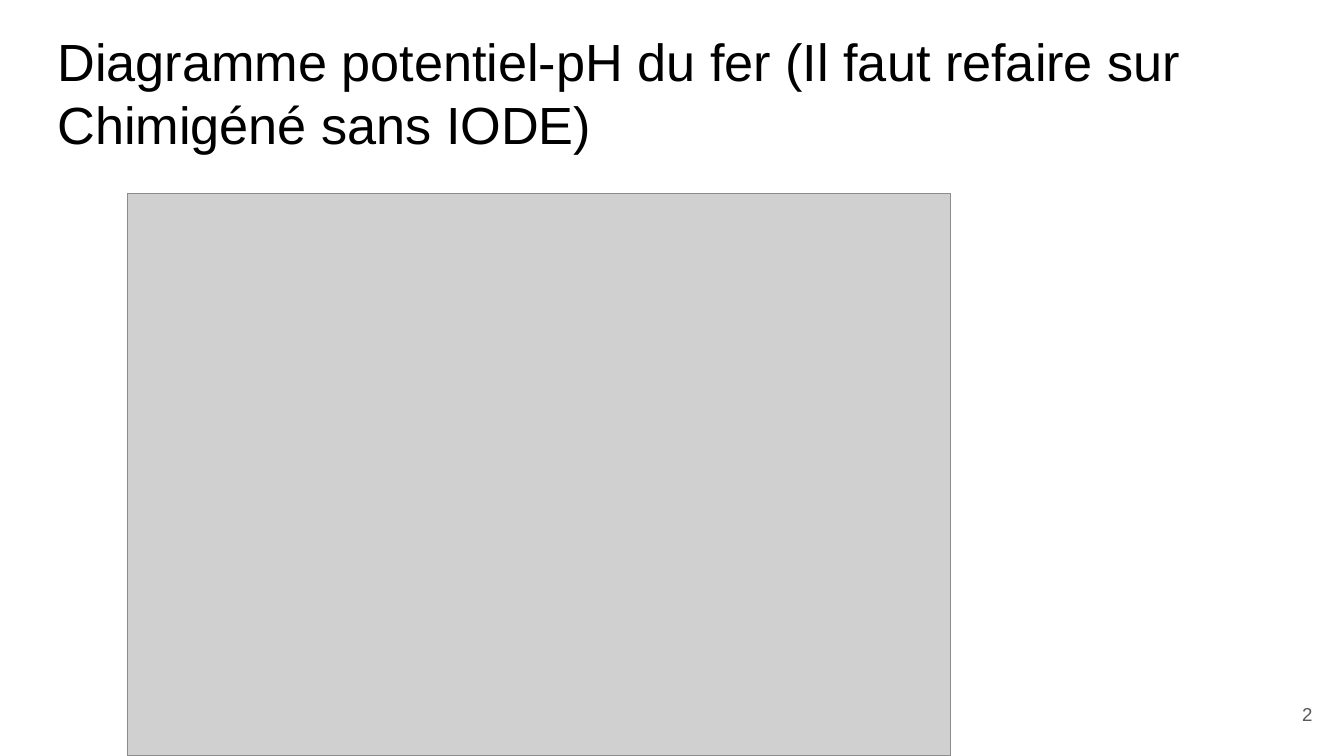
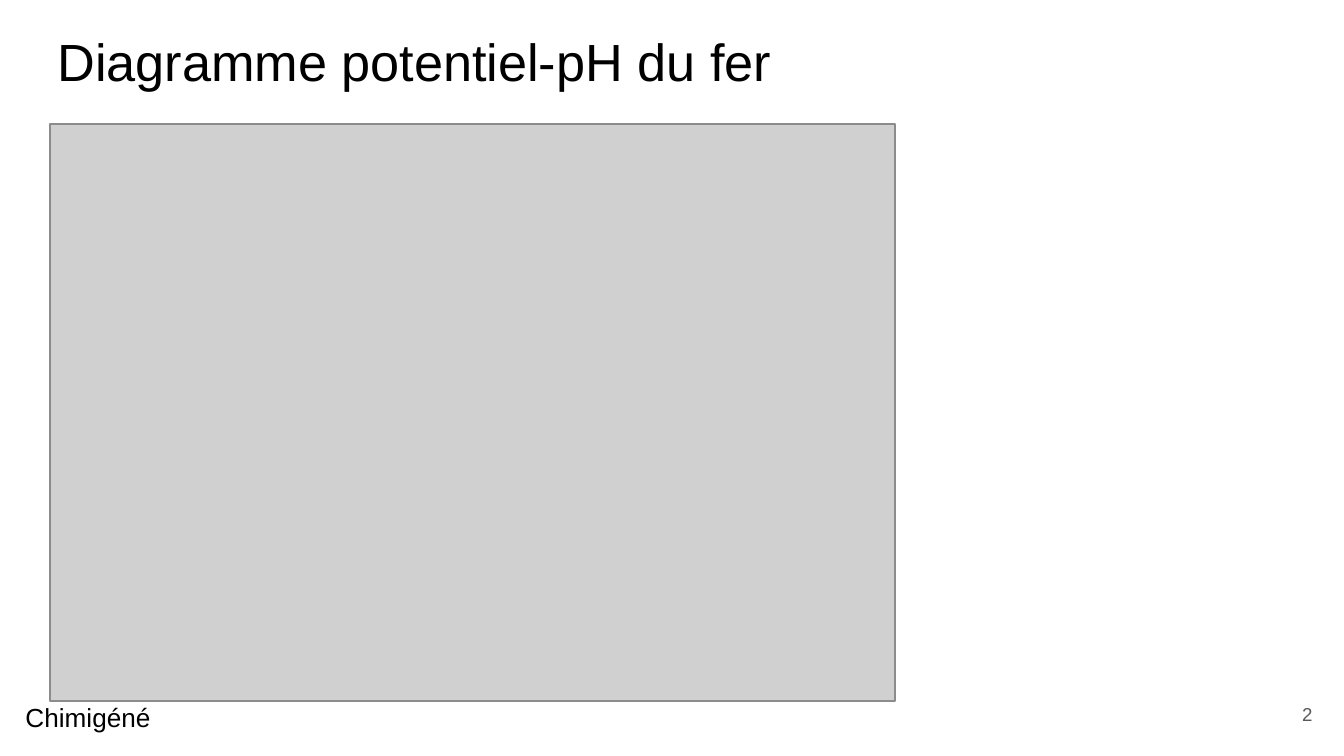
Before and after one commit to ChaponPhys/Agregation, a slide deck: slide 2 of Leçon chimie/LC 23/LC 23 - Diagramme potentiel-pH.pptx. Drawn at 1344x756 pixels with LibreOffice and Linux fonts; fonts in the diff are those of the drawing; grey boxes stand for pictures. Boxes give left, top, right and bottom in pixels: in the first picture for what was removed or moved away, otherwise in the second. Text is boxed around its words. In the diff, an @@ line names an element or a change of style, - is before the commit and + after.

```diff
--- a/Leçon chimie/LC 23/LC 23 - Diagramme potentiel-pH.pptx
+++ b/Leçon chimie/LC 23/LC 23 - Diagramme potentiel-pH.pptx
@@ title at (57, 43, 771, 91): text changed @@
-Diagramme potentiel-pH du fer (Il faut refaire sur Chimigéné sans IODE)
+Diagramme potentiel-pH du fer
@@ picture: place and size @@
-picture at (128, 194, 950, 755)
+picture at (50, 124, 895, 700)
@@ text added at (25, 707, 150, 732), 14 pt, text #000000 @@
+Chimigéné
```
Also in this commit, not shown: 7 other slides changed, 12 slides added, 1 slide removed, 39 other files.
